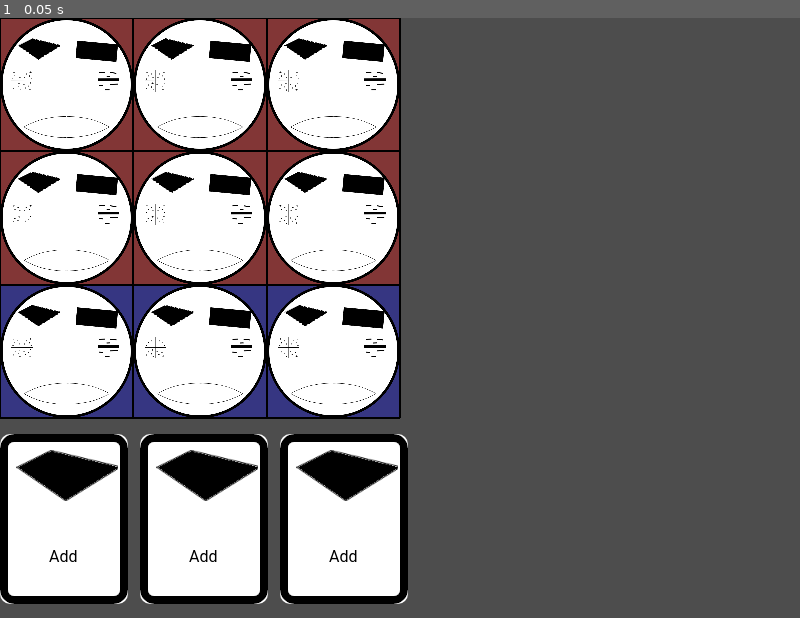
Above: before the commit, frame 1.
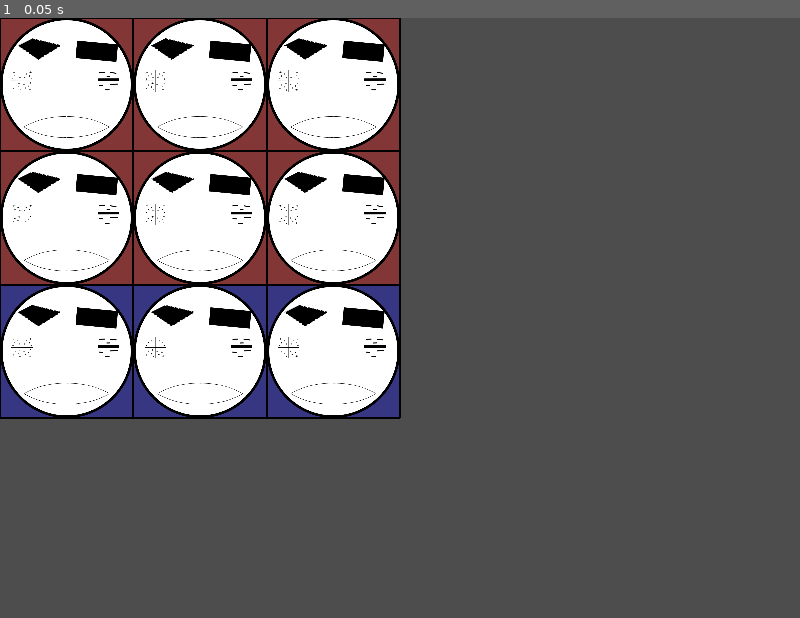
Above: after the commit, the same moment.

Repository: JonathanGeoffroy/maskarade
Game: Godot game, scene res://game.tscn
Two runs of this game, one before a commit and one after it. Both use one fixed random seed, a clock stepped at 60 frames per second and the inputs below.
Inputs:
- Up to frame 1 (0.05 s): no input

The runs differ from the first frame. In frame 1, 13% of the frame differs, in the area x 0-51%, y 69-98%.

Commit message:
chore: remove card system

Diff:
--- a/deck/card.gd
+++ /dev/null
@@ -1,19 +0,0 @@
-class_name Card
-extends Node2D
-
-signal card_selected(card: Card);
-
-const WIDTH := 128.0;
-const BORDER := 12.0;
-
-var text := "Add";
-var text_pos := Vector2(BORDER, 128);
-var font: Font = preload("res://assets/font.ttf");
-
-func _draw():
-	draw_string(font, text_pos, text, HORIZONTAL_ALIGNMENT_CENTER, WIDTH - BORDER * 2, 16, Color.BLACK)
-
-
-func _on_card_clicked(viewport: Node, event: InputEvent, shape_idx: int) -> void:
-	if event is InputEventMouseButton and event.pressed and event.button_index == MOUSE_BUTTON_LEFT:
-		emit_signal("card_selected", self)
--- a/deck/card.tscn
+++ /dev/null
@@ -1,32 +0,0 @@
-[gd_scene load_steps=5 format=3 uid="uid://bwwwtcuj2yq0o"]
-
-[ext_resource type="Script" uid="uid://ipobwqs74i35" path="res://deck/card.gd" id="1_lxaby"]
-[ext_resource type="Texture2D" uid="uid://dl3xhmk8tsoqo" path="res://assets/card.png" id="2_d42ut"]
-[ext_resource type="Texture2D" uid="uid://bjly7062y4p3l" path="res://assets/eye_atk.png" id="3_o31wq"]
-
-[sub_resource type="RectangleShape2D" id="RectangleShape2D_o31wq"]
-size = Vector2(128, 171)
-
-[node name="Card" type="Node2D" groups=["Card"]]
-z_index = 1
-script = ExtResource("1_lxaby")
-
-[node name="CardImage" type="Sprite2D" parent="."]
-z_index = -1
-texture = ExtResource("2_d42ut")
-centered = false
-
-[node name="MaskImage" type="Sprite2D" parent="."]
-position = Vector2(16, 16)
-scale = Vector2(0.8, 0.8)
-texture = ExtResource("3_o31wq")
-centered = false
-
-[node name="Area2D" type="Area2D" parent="."]
-unique_name_in_owner = true
-
-[node name="CollisionShape2D" type="CollisionShape2D" parent="Area2D"]
-position = Vector2(64, 85.5)
-shape = SubResource("RectangleShape2D_o31wq")
-
-[connection signal="input_event" from="Area2D" to="." method="_on_card_clicked"]
--- a/deck/deck.gd
+++ /dev/null
@@ -1,16 +0,0 @@
-class_name Deck
-extends Node2D
-
-const PADDING := 12.0
-
-var card_scene: PackedScene = preload("res://deck/card.tscn")
-var cards: Array
-
-func _init() -> void:
-	var card: Card;
-
-	for i in range(3):
-		card = card_scene.instantiate();
-		cards.append(card);
-		card.position = Vector2(i * (Card.WIDTH + PADDING), 0);
-		add_child(card);
--- a/deck/deck.tscn
+++ /dev/null
@@ -1,6 +0,0 @@
-[gd_scene load_steps=2 format=3 uid="uid://ddruaetwe8du3"]
-
-[ext_resource type="Script" uid="uid://c5cl7gxgg36ll" path="res://deck/deck.gd" id="1_iau1w"]
-
-[node name="Deck" type="Node2D"]
-script = ExtResource("1_iau1w")
--- a/game.gd
+++ b/game.gd
@@ -1,8 +1,6 @@
 class_name Game
 extends Node2D
 
-
-var selected_card: Card;
 var selected_mask: Mask;
 
 
@@ -18,7 +16,3 @@
 
 func _on_mask_selected(mask: Mask):
 	selected_mask = mask;
-
-
-func _on_card_selected(card: Card):
-	selected_card = card;
--- a/game.tscn
+++ b/game.tscn
@@ -1,13 +1,9 @@
-[gd_scene load_steps=4 format=3 uid="uid://d10njt6vcd5ub"]
+[gd_scene load_steps=3 format=3 uid="uid://d10njt6vcd5ub"]
 
 [ext_resource type="PackedScene" uid="uid://bm74wrnjb384a" path="res://grid.tscn" id="1_80nbo"]
 [ext_resource type="Script" uid="uid://ddpgkp3n4fry0" path="res://game.gd" id="1_feb5d"]
-[ext_resource type="PackedScene" uid="uid://ddruaetwe8du3" path="res://deck/deck.tscn" id="2_e2o6t"]
 
 [node name="Game" type="Node2D"]
 script = ExtResource("1_feb5d")
 
 [node name="Grid" parent="." instance=ExtResource("1_80nbo")]
-
-[node name="Deck" parent="." instance=ExtResource("2_e2o6t")]
-position = Vector2(0, 416)
--- a/mask.gd
+++ b/mask.gd
@@ -1,7 +1,7 @@
 class_name Mask
 extends Node2D
 
-signal mask_selected(card: Card);
+signal mask_selected(mask: Mask);
 
 static var SIZE := 400.0
 
Binary file removed: assets/card.png
Not shown, removed: assets/card.png.import
Not shown, removed: deck/card.gd.uid
Not shown, removed: deck/deck.gd.uid
